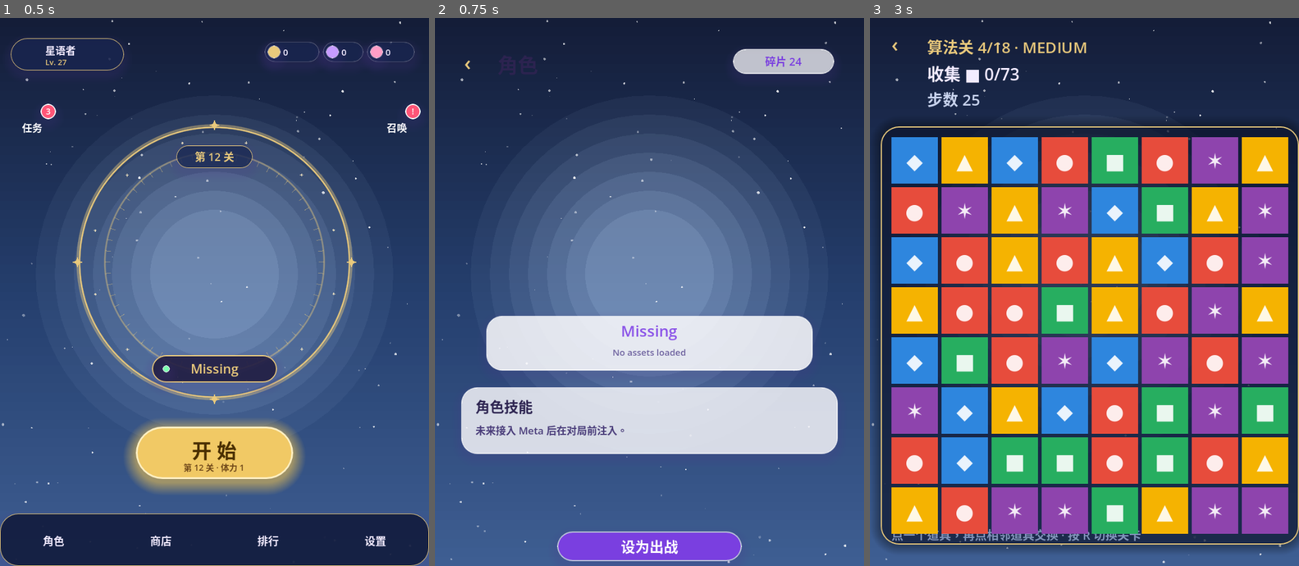
Above: before the commit, frames 1-3 (left to right).
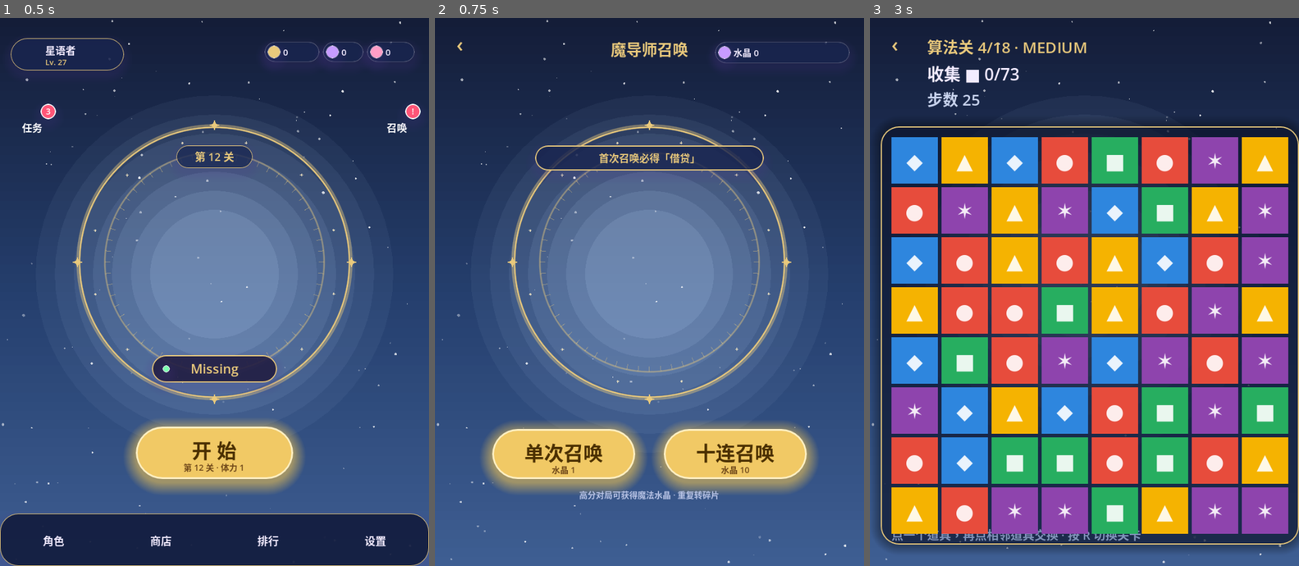
Above: after the commit, the same moments.

Repository: kumaloha/Polaris
Game: Godot game, scene res://main.tscn
The game is run twice, just before and just after one commit, with the same random seed, the same clock (stepped at 60 frames per second) and the same inputs.
Inputs:
- Up to frame 1 (0.5 s): no input
- Up to frame 2 (0.75 s): click "召唤" at 0.5 s
- Up to frame 3 (3 s): click "‹" at 1.25 s; click "任务" at 2 s; click "开 始" at 2.75 s

Frame 1 is identical in both runs. In frame 2, 30% of the frame differs, in the area x 5-97%, y 4-100%; in frame 3, nothing differs.

Commit message:
feat(ui): 抽卡屏(召唤祭坛 + 单抽/十连 + 结果展示),养成半环打通
首页'召唤'侧徽→_show_gacha。占星祭坛: 魔法阵+萌宠浮于阵心 + 水晶数 + 首抽保底「借贷」横幅 + 单次(水晶1)/十连(水晶10)金按钮。

_do_pull(n): 循环 meta.do_gacha 扣水晶单抽(覆盖首抽保底)+ 存档 → _show_gacha_reveal。结果展示: 单抽=大卡(立绘+名+技能+NEW/重复转碎片)，十连=5列网格(NEW 金边/重复暗边)。角色无 rarity 字段→显技能名不显星级。

验证: 十连跑通(owned+7/水晶-10/重复转碎片)，抽卡屏+结果网格截图。至此养成半环'刷分→水晶→召唤萌宠→换技能'可玩。GDScript 120 全绿。

Co-Authored-By: Claude Opus 4.8 <noreply@anthropic.com>

🤖 Generated with [Claude Code](https://claude.com/claude-code)

Diff:
--- a/godot/ui/app.gd
+++ b/godot/ui/app.gd
@@ -21,6 +21,7 @@
 var meta: MetaState              # Meta 进度(钱包/角色/铭文/历史)，持久化 user://save.json
 var _played: Dictionary = {}     # 本会话已玩过的库索引(调度优先没玩过的)
 var _cur_level := -1             # 当前对局的库索引(结束后入账)
+var _rng: RandomNumberGenerator  # 抽卡随机源
 
 
 # 抠白材质(无 alpha 的白底立绘 → 透明)；全 UI 共用一份。
@@ -38,6 +39,8 @@
 		push_warning("No character assets found at %s" % CharacterData.MANIFEST_PATH)
 	meta = MetaState.new()
 	meta.load_state()
+	_rng = RandomNumberGenerator.new()
+	_rng.randomize()
 	_sync_selected_to_equipped()
 	_show_home()
 
@@ -68,7 +71,7 @@
 
 	# 侧边徽章(任务/召唤)
 	_add_side_badge("任务", Color("ff7eb0"), Vector2(20, 150), "3", Callable())
-	var summon := _add_side_badge("召唤", Color("b88cf5"), Vector2(632, 150), "!", Callable(self, "_show_character"))
+	var summon := _add_side_badge("召唤", Color("b88cf5"), Vector2(632, 150), "!", Callable(self, "_show_gacha"))
 	summon.tooltip_text = "召唤"
 
 	# 关卡牌(萌宠上方)
@@ -478,6 +481,97 @@
 		meta.equipped_skill = String(hero.get("id", ""))
 		meta.save()
 	_show_home()
+
+
+func _char_by_id(id: String) -> Dictionary:
+	for c in characters:
+		if String(c.get("id", "")) == id:
+			return c
+	return {}
+
+
+# 召唤屏(占星祭坛)：首抽保底借贷横幅 + 单抽(水晶1)/十连(水晶10)。
+func _show_gacha() -> void:
+	_clear()
+	_add_gradient_background(true)
+	var back := _round_button("‹", Rect2(18, 18, 48, 48))
+	back.z_index = 50
+	back.pressed.connect(Callable(self, "_show_home"))
+	add_child(back)
+	add_child(_label("魔导师召唤", Rect2(0, 32, VIEW_W, 40), 26, C_GOLD))
+	var cz: int = meta.crystals if meta != null else 0
+	_res_chip(Color("c79bff"), "水晶 %d" % cz, Rect2(470, 40, 226, 36))
+	# 祭坛中央：一只萌宠浮于阵心
+	_add_character_art(_selected_character(), Rect2(206, 252, 308, 318), false)
+	# 首抽保底横幅(仅当还没角色时)
+	if meta != null and meta.owned.is_empty():
+		var banner := _dark_panel(Rect2(168, 214, 384, 42), 999, C_GOLD, 2)
+		add_child(banner)
+		banner.add_child(_inner_label("首次召唤必得「借贷」", Rect2(0, 0, 384, 42), 17, C_GOLD))
+	# 召唤按钮
+	var single := _gold_button("单次召唤", "水晶 1", Rect2(96, 690, 240, 84))
+	single.pressed.connect(Callable(self, "_do_pull").bind(1))
+	add_child(single)
+	var ten := _gold_button("十连召唤", "水晶 10", Rect2(384, 690, 240, 84))
+	ten.pressed.connect(Callable(self, "_do_pull").bind(10))
+	add_child(ten)
+	add_child(_label("高分对局可获得魔法水晶 · 重复转碎片", Rect2(0, 788, VIEW_W, 24), 14, C_INK_DIM))
+
+
+func _do_pull(n: int) -> void:
+	if meta == null or meta.crystals < n:
+		return   # 水晶不足：按钮无效(简版)
+	var results := []
+	for i in n:
+		var r := meta.do_gacha(_rng, 1)
+		if r.has("error"):
+			break
+		results.append(r)
+	meta.save()
+	if not results.is_empty():
+		_show_gacha_reveal(results)
+
+
+# 召唤结果：单抽=大卡，多抽=5列网格。NEW=新精灵；重复→转 +20 碎片。
+func _show_gacha_reveal(results: Array) -> void:
+	_clear()
+	_add_gradient_background(true)
+	add_child(_label("获得精灵!" if results.size() == 1 else "召唤结果", Rect2(0, 66, VIEW_W, 40), 26, C_GOLD))
+	if results.size() == 1:
+		var r: Dictionary = results[0]
+		var c := _char_by_id(String(r.get("id", "")))
+		_add_character_art(c, Rect2(196, 168, 328, 330), false)
+		var plate := _dark_panel(Rect2(170, 504, 380, 112), 22, C_GOLD, 2)
+		add_child(plate)
+		plate.add_child(_inner_label(String(c.get("name", "?")), Rect2(0, 12, 380, 30), 24, C_GOLD))
+		plate.add_child(_inner_label(_skill_name(c), Rect2(0, 46, 380, 24), 16, C_INK))
+		plate.add_child(_inner_label("重复 · 转 +20 碎片" if bool(r.get("dupe", false)) else "全新精灵!", Rect2(0, 76, 380, 24), 14, C_INK_DIM))
+	else:
+		var cols := 5
+		var cw := 124.0
+		var ch := 148.0
+		var gx := (VIEW_W - cols * cw) / (cols + 1)
+		for i in results.size():
+			var r: Dictionary = results[i]
+			var c := _char_by_id(String(r.get("id", "")))
+			var col := i % cols
+			var row := i / cols
+			var card := _dark_panel(Rect2(gx + col * (cw + gx), 168.0 + row * (ch + 16), cw, ch), 16, C_GOLD if not bool(r.get("dupe", false)) else Color(1, 1, 1, 0.22), 2)
+			add_child(card)
+			var art := TextureRect.new()
+			art.position = Vector2(8, 6)
+			art.size = Vector2(cw - 16, 102)
+			art.texture = _load_texture(String(c.get("portrait", "")))
+			art.material = _white_key_material()
+			art.expand_mode = TextureRect.EXPAND_IGNORE_SIZE
+			art.stretch_mode = TextureRect.STRETCH_KEEP_ASPECT_CENTERED
+			art.mouse_filter = Control.MOUSE_FILTER_IGNORE
+			card.add_child(art)
+			card.add_child(_inner_label(String(c.get("name", "?")), Rect2(0, 110, cw, 20), 13, C_GOLD))
+			card.add_child(_inner_label("重复" if bool(r.get("dupe", false)) else "NEW", Rect2(0, 128, cw, 16), 11, C_INK_DIM))
+	var ok := _gold_button("确定", "", Rect2(228, 704, 264, 78))
+	ok.pressed.connect(Callable(self, "_show_gacha"))
+	add_child(ok)
 
 
 func _skill_name(character: Dictionary) -> String:
